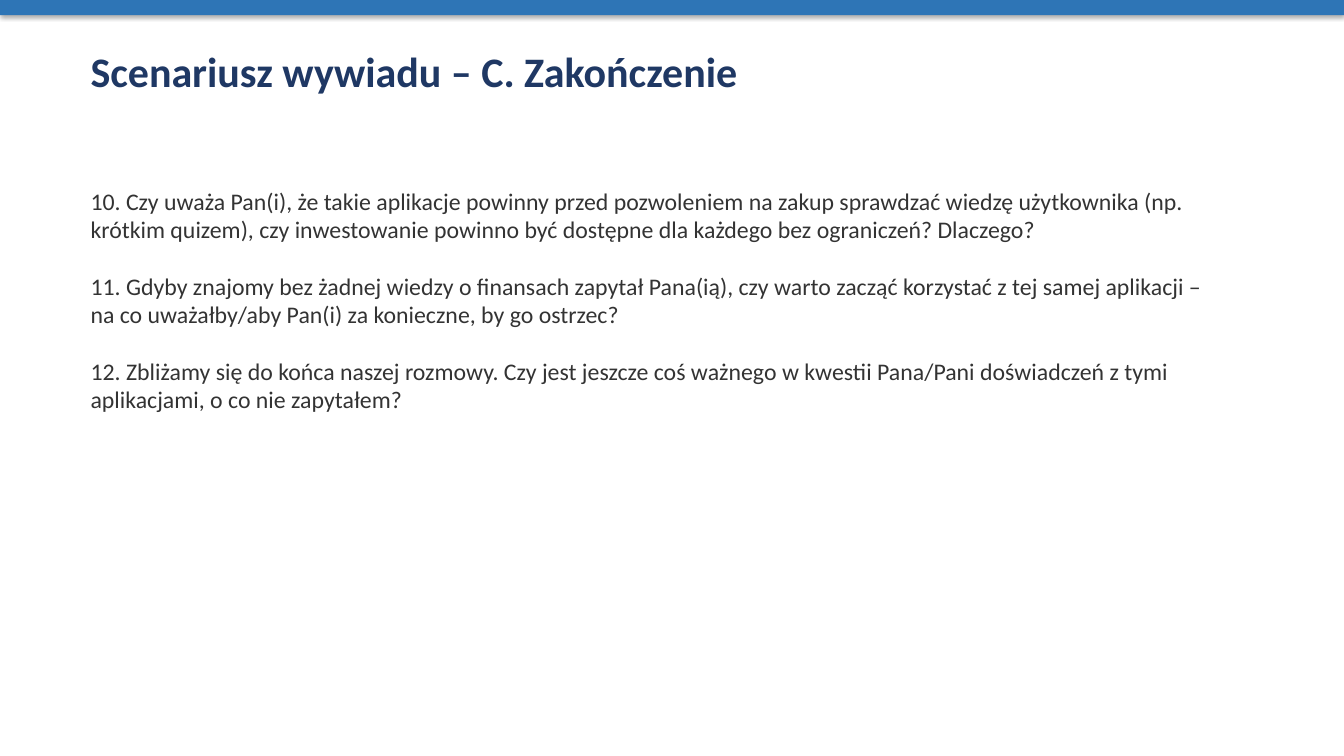
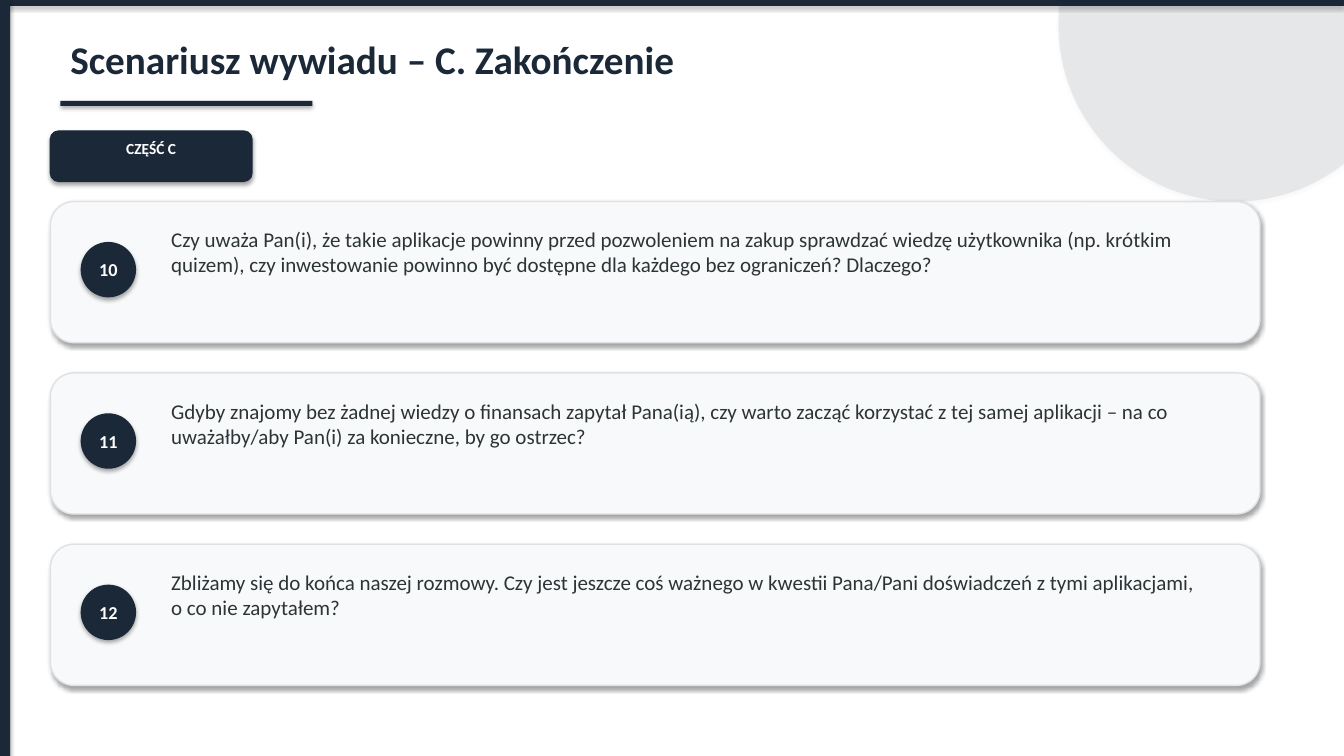
Before and after one commit to krystian61222-cyber/github, a slide deck: slide 8 of Prezentacja_Fintech.pptx. Drawn at 1344x756 pixels with LibreOffice and Linux fonts; fonts in the diff are those of the drawing. Boxes give left, top, right and bottom in pixels: in the first picture for what was removed or moved away, otherwise in the second. Text is boxed around its words. In the diff, an @@ line names an element or a change of style, - is before the commit and + after.

```diff
--- a/Prezentacja_Fintech.pptx
+++ b/Prezentacja_Fintech.pptx
@@ rectangle: place and size @@
-rectangle at (0, 0, 1344, 15)
+rectangle at (0, 0, 1344, 6)
@@ rectangle at (0, 0, 1344, 6): fill #2E75B6 to #1B2838 @@
@@ rectangle added at (0, 0, 10, 756), fill #1B2838 @@
@@ ellipse added at (1059, 0, 1344, 202), fill #1B2838 at 8% opacity @@
@@ text "Scenariusz wywiadu – C. Zakończenie": place and size @@
-text "Scenariusz wywiadu – C. Zakończenie" at (91, 57, 737, 94)
+text "Scenariusz wywiadu – C. Zakończenie" at (70, 46, 674, 80)
@@ text "Scenariusz wywiadu – C. Zakończenie" at (70, 46, 674, 80): size 30 to 28 pt, text colour #1F3864 to #1B2838; more space between paragraphs @@
@@ rectangle added at (60, 101, 313, 106), fill #1B2838 @@
@@ rounded rectangle added at (50, 131, 252, 181), fill #1B2838, outline #1B2838 1 pt @@
@@ text added at (126, 141, 176, 157), 11 pt, text #FFFFFF, bold @@
+CZĘŚĆ C
@@ rounded rectangle added at (50, 202, 1260, 343), fill #F8F9FA, outline #DEE2E6 1 pt @@
@@ text added at (171, 232, 1172, 276), 15 pt, text #2D3436 @@
+Czy uważa Pan(i), że takie aplikacje powinny przed pozwoleniem na zakup sprawdzać wiedzę użytkownika (np. krótkim quizem), czy inwestowanie powinno być dostępne dla każdego bez ograniczeń? Dlaczego?
@@ ellipse added at (81, 242, 136, 297), fill #1B2838, 13 pt, text #FFFFFF, bold @@
+10
@@ rounded rectangle added at (50, 373, 1260, 514), fill #F8F9FA, outline #DEE2E6 1 pt @@
@@ ellipse added at (81, 413, 136, 469), fill #1B2838, 13 pt, text #FFFFFF, bold @@
+11
@@ text at (171, 404, 1168, 448): text changed; size 17 to 15 pt; text colour #333333 to #2D3436 @@
-10. Czy uważa Pan(i), że takie aplikacje powinny przed pozwoleniem na zakup sprawdzać wiedzę użytkownika (np. krótkim quizem), czy inwestowanie powinno być dostępne dla każdego bez ograniczeń? Dlaczego?
-11. Gdyby znajomy bez żadnej wiedzy o finansach zapytał Pana(ią), czy warto zacząć korzystać z tej samej aplikacji – na co uważałby/aby Pan(i) za konieczne, by go ostrzec?
-12. Zbliżamy się do końca naszej rozmowy. Czy jest jeszcze coś ważnego w kwestii Pana/Pani doświadczeń z tymi aplikacjami, o co nie zapytałem?
+Gdyby znajomy bez żadnej wiedzy o finansach zapytał Pana(ią), czy warto zacząć korzystać z tej samej aplikacji – na co uważałby/aby Pan(i) za konieczne, by go ostrzec?
@@ rounded rectangle added at (50, 544, 1260, 686), fill #F8F9FA, outline #DEE2E6 1 pt @@
@@ ellipse added at (81, 585, 136, 640), fill #1B2838, 13 pt, text #FFFFFF, bold @@
+12
@@ text added at (171, 575, 1194, 619), 15 pt, text #2D3436 @@
+Zbliżamy się do końca naszej rozmowy. Czy jest jeszcze coś ważnego w kwestii Pana/Pani doświadczeń z tymi aplikacjami, o co nie zapytałem?
```
Also in this commit, not shown: 8 other slides changed, 1 other file.
